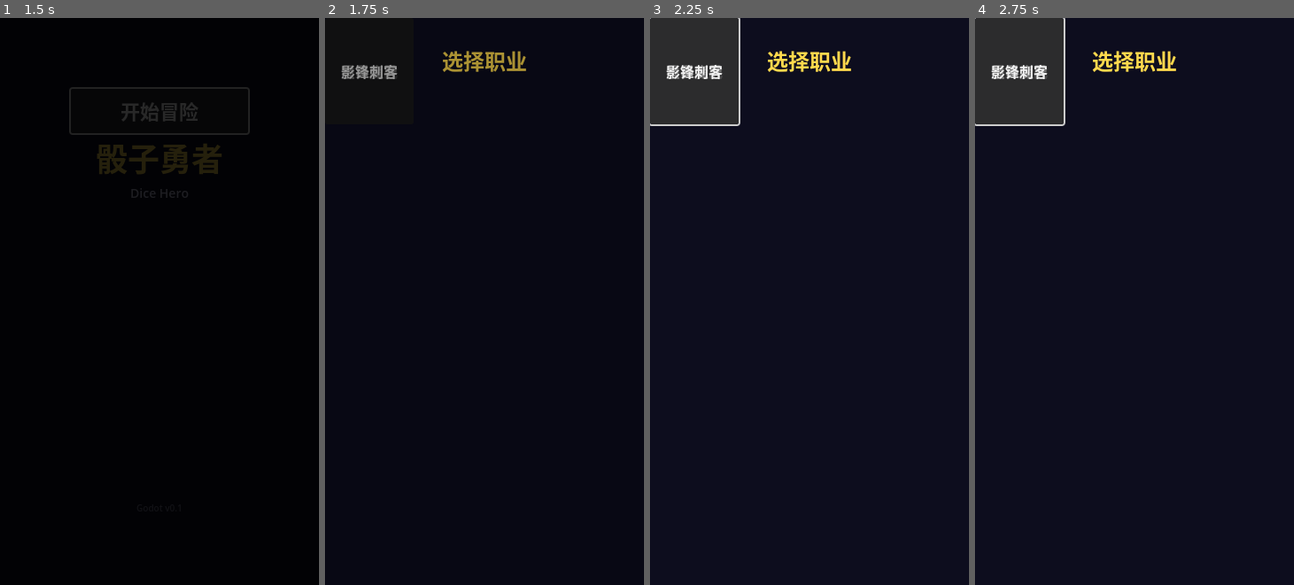
Above: before the commit, frames 1-4 (left to right).
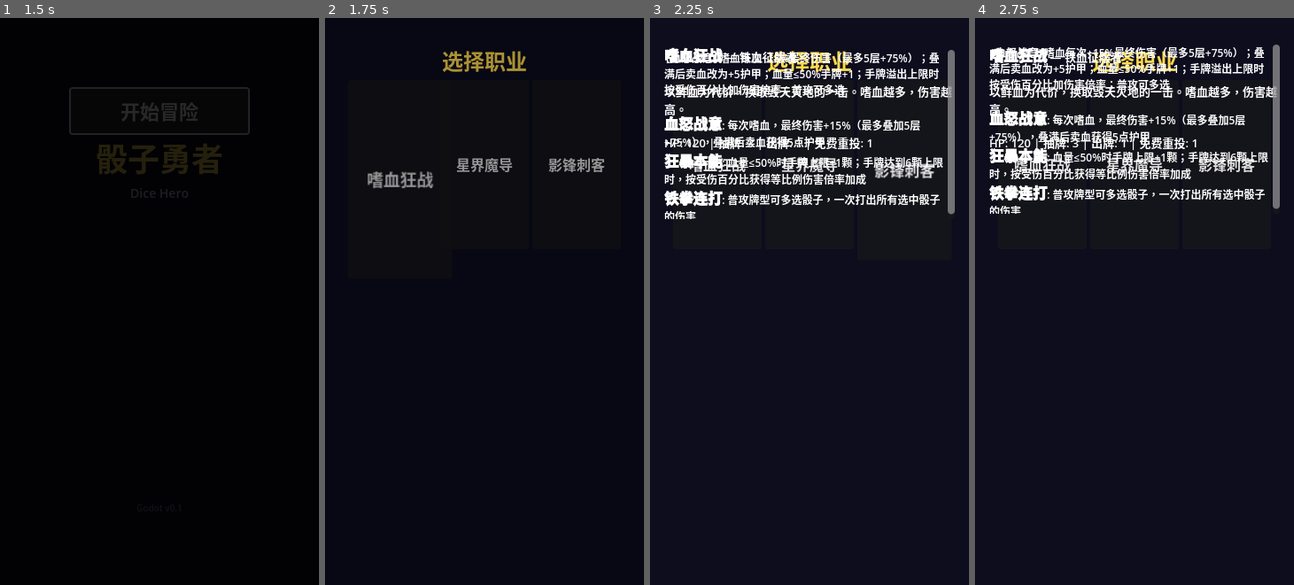
Above: after the commit, the same moments.

Repository: rare1fy/thetinypipsaga
Game: Godot game, scene res://main.tscn
Same seed, same stepped clock (60 frames per second), same inputs: the game is played once before the commit and once after it.
Inputs (mouse positions are in pixels of both pictures, inside the frame that each line leads up to):
- Up to frame 1 (1.5 s): move the mouse to (229, 273) at 0.52 s; click "开始冒险" at 1.25 s
- Up to frame 2 (1.75 s): no input
- Up to frame 3 (2.25 s): click "嗜血狂战" at 2 s
- Up to frame 4 (2.75 s): no input

Frame 1 is identical in both runs. In frame 2, 1.4% of the frame differs, in the area x 5-88%, y 8-30%; in frame 3, 13%; in frame 4, 13%, in the area x 0-96%, y 0-35%.
Error before the commit: Invalid access to property or key 'pressed' on a base object of type 'null instance'. (res://ui/class_select/class_select.gd:15)

Commit message:
修复(tscn): 二层嵌套节点 parent 路径改为完整相对路径（class_select/battle_scene/map_screen）

Diff:
--- a/ui/battle/battle_scene.tscn
+++ b/ui/battle/battle_scene.tscn
@@ -31,14 +31,14 @@
 [node name="TopBar" type="HBoxContainer" parent="VBox"]
 layout_mode = 2
 
-[node name="HpLabel" type="Label" parent="TopBar"]
+[node name="HpLabel" type="Label" parent="VBox/TopBar"]
 unique_name_in_owner = true
 layout_mode = 2
 size_flags_horizontal = 3
 theme_override_font_sizes/font_size = 13
 text = "HP: 100/100"
 
-[node name="HpBar" type="ProgressBar" parent="TopBar"]
+[node name="HpBar" type="ProgressBar" parent="VBox/TopBar"]
 unique_name_in_owner = true
 layout_mode = 2
 size_flags_horizontal = 3
@@ -46,19 +46,19 @@
 value = 100.0
 show_percentage = false
 
-[node name="ArmorLabel" type="Label" parent="TopBar"]
+[node name="ArmorLabel" type="Label" parent="VBox/TopBar"]
 unique_name_in_owner = true
 layout_mode = 2
 theme_override_font_sizes/font_size = 13
 text = ""
 
-[node name="GoldLabel" type="Label" parent="TopBar"]
+[node name="GoldLabel" type="Label" parent="VBox/TopBar"]
 unique_name_in_owner = true
 layout_mode = 2
 theme_override_font_sizes/font_size = 13
 text = "金币: 0"
 
-[node name="TurnLabel" type="Label" parent="TopBar"]
+[node name="TurnLabel" type="Label" parent="VBox/TopBar"]
 unique_name_in_owner = true
 layout_mode = 2
 theme_override_font_sizes/font_size = 13
@@ -87,19 +87,19 @@
 layout_mode = 2
 alignment = 1
 
-[node name="PlayBtn" type="Button" parent="BtnBar"]
+[node name="PlayBtn" type="Button" parent="VBox/BtnBar"]
 unique_name_in_owner = true
 layout_mode = 2
 custom_minimum_size = Vector2(80, 40)
 text = "出牌"
 
-[node name="RerollBtn" type="Button" parent="BtnBar"]
+[node name="RerollBtn" type="Button" parent="VBox/BtnBar"]
 unique_name_in_owner = true
 layout_mode = 2
 custom_minimum_size = Vector2(80, 40)
 text = "重投(1)"
 
-[node name="EndTurnBtn" type="Button" parent="BtnBar"]
+[node name="EndTurnBtn" type="Button" parent="VBox/BtnBar"]
 unique_name_in_owner = true
 layout_mode = 2
 custom_minimum_size = Vector2(80, 40)
--- a/ui/class_select/class_select.tscn
+++ b/ui/class_select/class_select.tscn
@@ -40,21 +40,21 @@
 size_flags_vertical = 3
 alignment = 1
 
-[node name="WarriorBtn" type="Button" parent="HBox"]
+[node name="WarriorBtn" type="Button" parent="VBox/HBox"]
 unique_name_in_owner = true
 layout_mode = 2
 custom_minimum_size = Vector2(100, 120)
 theme_override_font_sizes/font_size = 16
 text = "嗜血狂战"
 
-[node name="MageBtn" type="Button" parent="HBox"]
+[node name="MageBtn" type="Button" parent="VBox/HBox"]
 unique_name_in_owner = true
 layout_mode = 2
 custom_minimum_size = Vector2(100, 120)
 theme_override_font_sizes/font_size = 16
 text = "星界魔导"
 
-[node name="RogueBtn" type="Button" parent="HBox"]
+[node name="RogueBtn" type="Button" parent="VBox/HBox"]
 unique_name_in_owner = true
 layout_mode = 2
 custom_minimum_size = Vector2(100, 120)
--- a/ui/map_screen/map_screen.tscn
+++ b/ui/map_screen/map_screen.tscn
@@ -40,7 +40,7 @@
 layout_mode = 2
 size_flags_vertical = 3
 
-[node name="MapContainer" type="VBoxContainer" parent="ScrollContainer"]
+[node name="MapContainer" type="VBoxContainer" parent="VBox/ScrollContainer"]
 unique_name_in_owner = true
 layout_mode = 2
 size_flags_horizontal = 3
